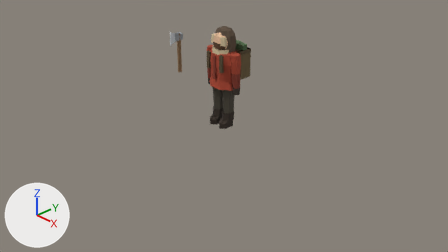
What one commit did to the Blender file survival/blender/player.blend.
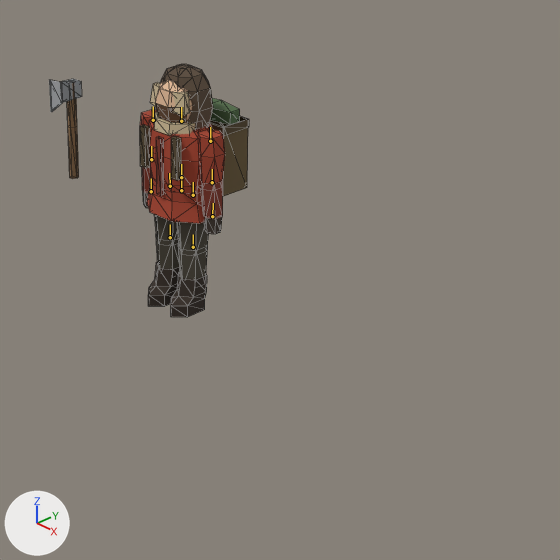
Each version appears first from the file's camera 'Camera', and next in a close-up on the part from 33% to 84% of the width and 0% to 90% of the height. The lights are fixed; the arrows at lower left show +X, +Y and +Z. The last two pictures show the newer version. The bones that bend it are drawn over the model as lines in the close-ups. The close-ups show mesh edges as thin lines.

The first close-up shows 'axe', 'player', 'player-pack'.
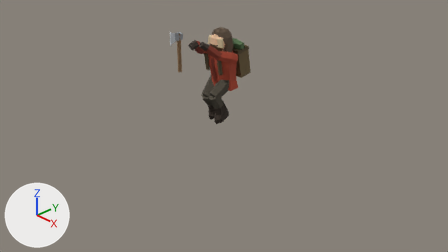
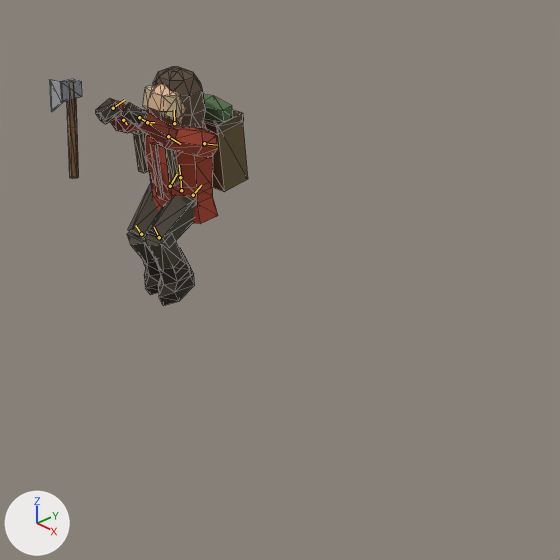
The newer file adds an action. The first version stands in its rest pose; the second is drawn at frame 7 of the action 'jump'.

What the commit changed:
Bone 'hips' (bone_hips) turns from (0, 0, 0) to (3, 0, 0) degrees about its own x, y and z.
Bone 'spine' (bone_spine) turns from (0, 0, 0) to (5, 0, 0) degrees about its own x, y and z.
Bone 'head' (bone_head) turns from (0, 0, 0) to (-6, 0, 0) degrees about its own x, y and z.
Bone 'upperarm_L' (bone_upperarm_l) turns from (0, 0, 0) to (-120, 0, 31) degrees about its own x, y and z.
Bone 'lowerarm_L' (bone_lowerarm_l) turns from (0, 0, 0) to (-23, 0, 0) degrees about its own x, y and z.
Bone 'upperarm_R' (bone_upperarm_r) turns from (0, 0, 0) to (-120, 0, -31) degrees about its own x, y and z.
Bone 'lowerarm_R' (bone_lowerarm_r) turns from (0, 0, 0) to (-23, 0, 0) degrees about its own x, y and z.
Bone 'hand_R' (bone_hand_r) turns from (0, 0, 0) to (72, 0, 0) degrees about its own x, y and z.
Bone 'thigh_L' (bone_thigh_l) turns from (0, 0, 0) to (-60, 0, 2) degrees about its own x, y and z.
Bone 'shin_L' (bone_shin_l) turns from (0, 0, 0) to (83, 0, 0) degrees about its own x, y and z.
Bone 'thigh_R' (bone_thigh_r) turns from (0, 0, 0) to (-45, 0, -2) degrees about its own x, y and z.
Bone 'shin_R' (bone_shin_r) turns from (0, 0, 0) to (77, 0, 0) degrees about its own x, y and z.

Where the change shows, as pixel boxes (x1, y1, x2, y2) in the close-ups (560 x 560 px):
'player', posed (43% wider): before (140, 64, 225, 317); after (96, 67, 218, 306)
'player-pack', posed: before (140, 98, 249, 196); after (133, 94, 248, 192)
bone 'hips', root to tip: before (181, 190) to (181, 177); after (181, 190) to (180, 177)
bone 'spine', root to tip: before (181, 177) to (181, 164); after (180, 177) to (179, 165)
bone 'head', root to tip: before (181, 121) to (181, 107); after (174, 123) to (174, 110)
bone 'upperarm_L', root to tip: before (210, 141) to (210, 127); after (204, 143) to (217, 145)
bone 'lowerarm_L', root to tip: before (212, 182) to (212, 169); after (168, 136) to (180, 144)
bone 'upperarm_R', root to tip: before (153, 120) to (153, 106); after (147, 122) to (154, 122)
bone 'lowerarm_R', root to tip: before (151, 159) to (151, 146); after (123, 120) to (127, 124)
bone 'hand_R', root to tip: before (151, 191) to (151, 178); after (113, 108) to (124, 100)
bone 'thigh_L', root to tip: before (193, 195) to (193, 182); after (193, 195) to (201, 185)
bone 'shin_L', root to tip: before (193, 247) to (193, 234); after (159, 237) to (154, 227)
bone 'thigh_R', root to tip: before (170, 186) to (169, 173); after (170, 186) to (177, 174)
bone 'shin_R', root to tip: before (170, 237) to (170, 224); after (141, 234) to (135, 225)
